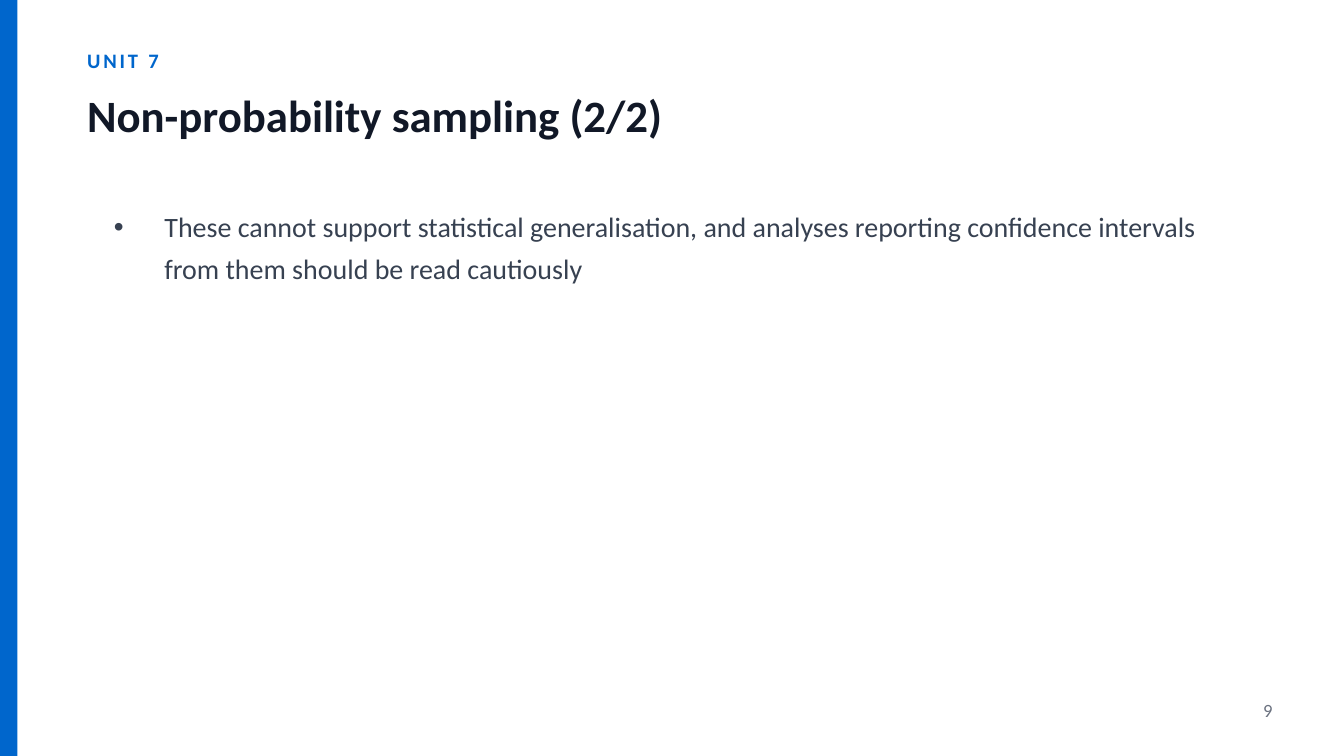
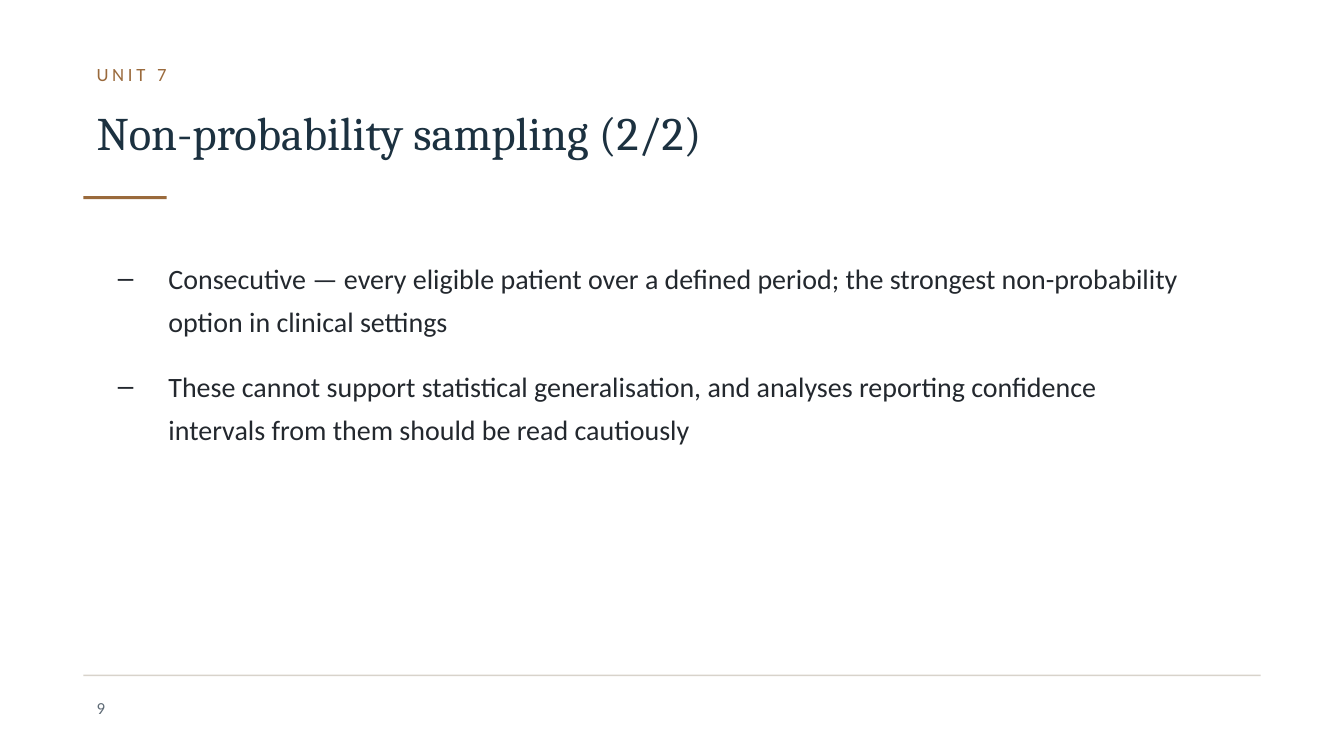
Before and after one commit to JesseAnak7534/ICBB, a slide deck: slide 9 of icbb-website/materials/research-methods/unit-07-slides.pptx. Drawn at 1344x756 pixels with LibreOffice and Linux fonts; fonts in the diff are those of the drawing; background and template pictures are left out. Boxes give left, top, right and bottom in pixels: in the first picture for what was removed or moved away, otherwise in the second. Text is boxed around its words. In the diff, an @@ line names an element or a change of style, - is before the commit and + after.

```diff
--- a/icbb-website/materials/research-methods/unit-07-slides.pptx
+++ b/icbb-website/materials/research-methods/unit-07-slides.pptx
@@ rectangle removed at (0,0,17,756) @@
@@ text "UNIT 7": place and size @@
-text "UNIT 7" at (87,54,158,68)
+text "UNIT 7" at (97,69,166,81)
@@ text "UNIT 7" at (97,69,166,81): size 11 to 10 pt, text colour #0066CC to #9A6A3C, letter spacing 1.5 to 2 pt, bold off @@
@@ text "Non-probability sampling (2/2)": place and size @@
-text "Non-probability sampling (2/2)" at (87,99,662,140)
+text "Non-probability sampling (2/2)" at (97,117,701,160)
@@ text "Non-probability sampling (2/2)" at (97,117,701,160): size 24 to 25 pt, font Calibri to Cambria, text colour #111827 to #1C3140, bold off @@
@@ rectangle added at (83,196,167,199), fill #9A6A3C @@
@@ text "Consecutive — every eligible patient ...": place and size @@
-text "Consecutive — every eligible patient ..." at (164,217,1195,284)
+text "Consecutive — every eligible patient ..." at (168,269,1178,445)
@@ text at (168,269,1178,337): paragraph added @@
+– Consecutive — every eligible patient over a defined period; the strongest non-probability option in clinical settings
@@ text at (168,377,1096,445): text colour #374151 to #23282E in "These cannot support statistical generalisation, and analyse ..."; bullet • to –; line spacing 1.25 to 1.3; more space between paragraphs @@
@@ rectangle added at (83,675,1261,676), fill #D8D3CB @@
@@ page number: place and size @@
-page number at (1263,705,1272,717)
+page number at (97,703,106,714)
@@ page number at (97,703,106,714): size 10 to 9 pt, text colour #6B7280 to #5F6B76 @@
```
Also in this commit, not shown: 17 other slides changed, 49 other files.
